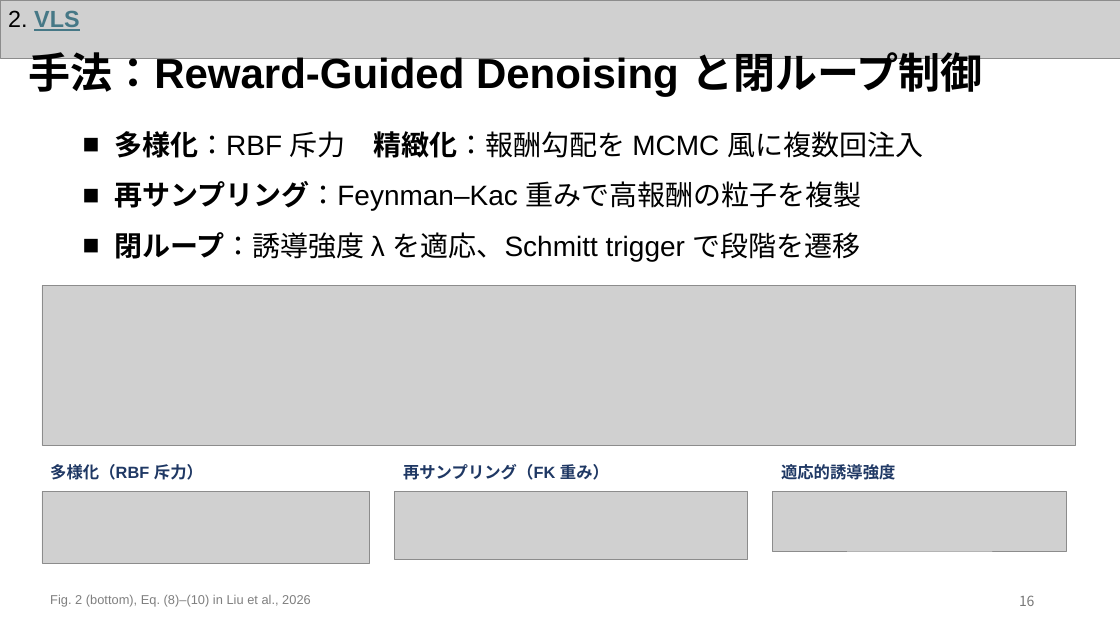
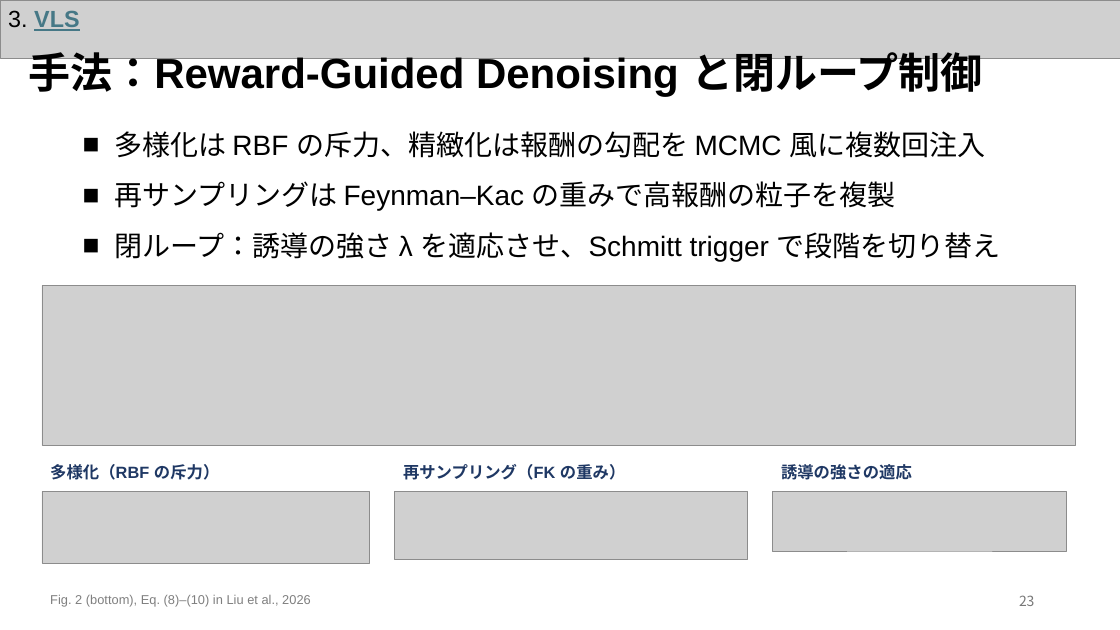
Before and after one commit to Azuma413/PaperPresentationSlides, a slide deck: slide 24 of 20261105_KaneyoshiHiratsuka_SurveySlide.pptx (slide 17 before the commit). Drawn at 1120x630 pixels with LibreOffice and Linux fonts; fonts in the diff are those of the drawing; grey boxes stand for pictures. Boxes give left, top, right and bottom in pixels: in the first picture for what was removed or moved away, otherwise in the second. Text is boxed around its words. In the diff, an @@ line names an element or a change of style, - is before the commit and + after.

```diff
--- a/20261105_KaneyoshiHiratsuka_SurveySlide.pptx
+++ b/20261105_KaneyoshiHiratsuka_SurveySlide.pptx
@@ text at <box>8,10,79,31</box>: text changed @@
-2. VLS
+3. VLS
@@ text at <box>114,131,1001,261</box>: text changed @@
-■ 多様化：RBF 斥力 精緻化：報酬勾配を MCMC 風に複数回注入
-■ 再サンプリング：Feynman–Kac 重みで高報酬の粒子を複製
-■ 閉ループ：誘導強度 λ を適応、Schmitt trigger で段階を遷移
+■ 多様化は RBF の斥力、精緻化は報酬の勾配を MCMC 風に複数回注入
+■ 再サンプリングは Feynman–Kac の重みで高報酬の粒子を複製
+■ 閉ループ：誘導の強さ λ を適応させ、Schmitt trigger で段階を切り替え
@@ text at <box>50,464,219,480</box>: text changed @@
-多様化（RBF 斥力）
+多様化（RBF の斥力）
@@ text at <box>403,464,625,480</box>: text changed @@
-再サンプリング（FK 重み）
+再サンプリング（FK の重み）
@@ text at <box>781,464,912,480</box>: text changed @@
-適応的誘導強度
+誘導の強さの適応
@@ page number at <box>1019,595,1035,606</box>: text changed @@
-16
+23
```
Also in this commit, not shown: 24 other slides changed, 2 slides added, 2 slides removed, 46 other files.
